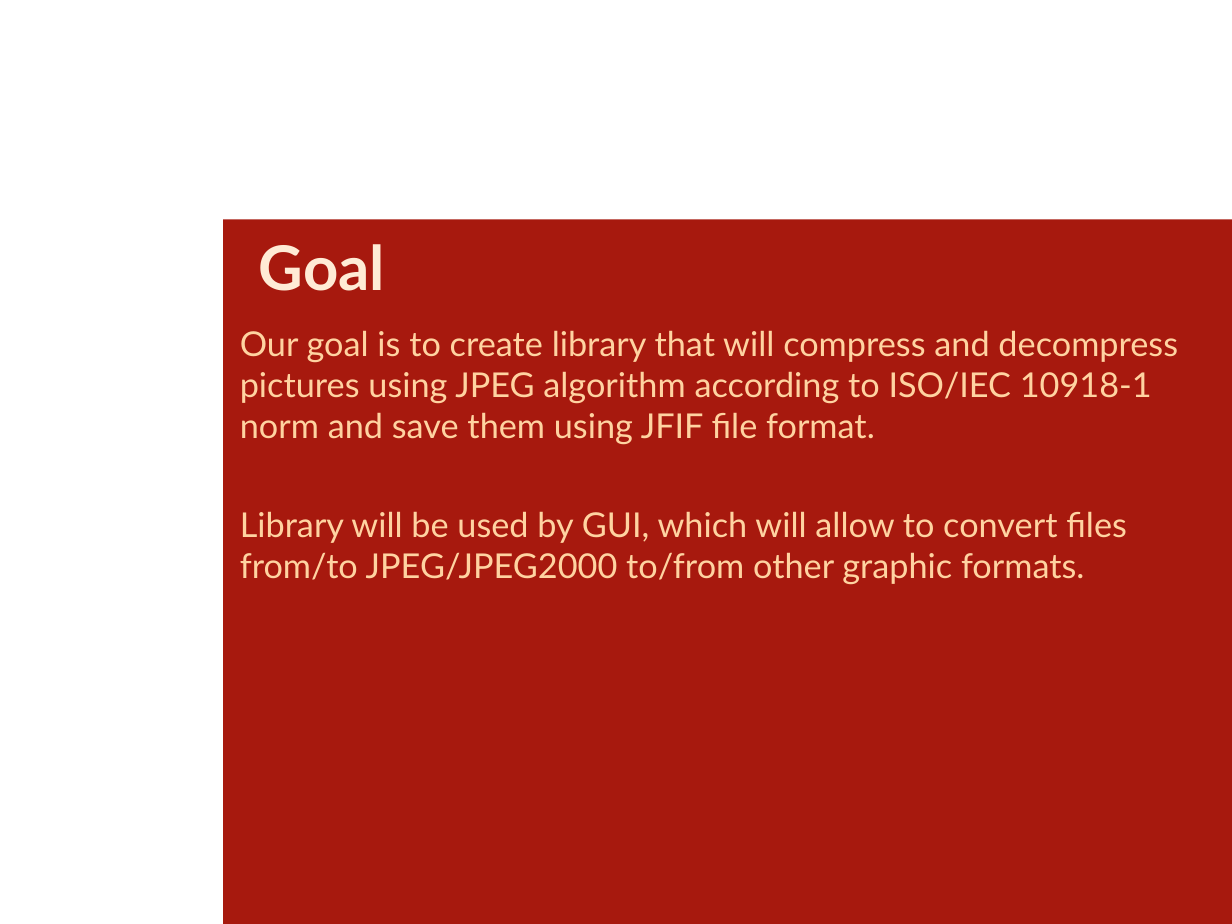
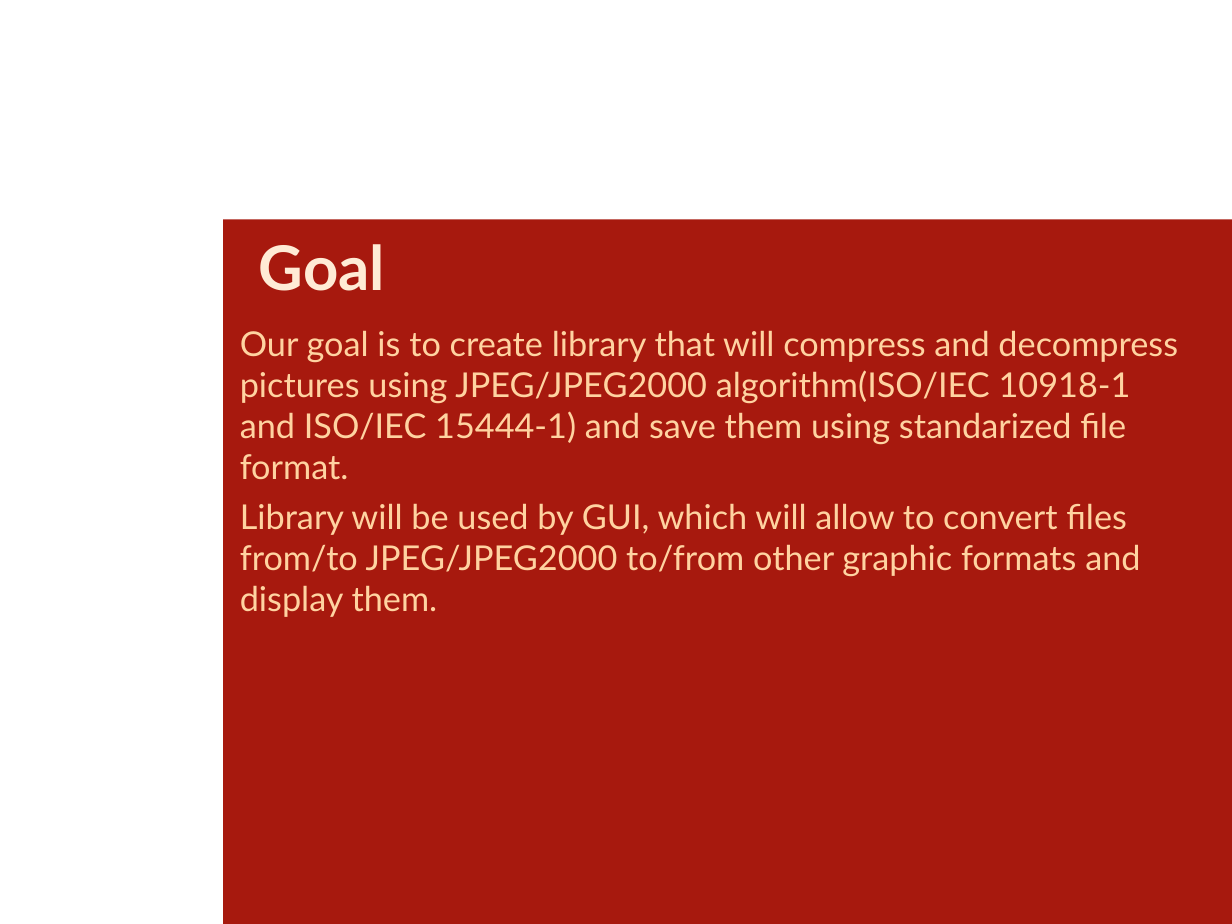
Before and after one commit to ppciesiolkiewicz/jpeg-coder, a slide deck: slide 3 of presentation1.odp. Drawn at 1232x924 pixels with LibreOffice and Linux fonts; fonts in the diff are those of the drawing; background and template pictures are left out. Boxes give left, top, right and bottom in pixels: in the first picture for what was removed or moved away, otherwise in the second. Text is boxed around its words. In the diff, an @@ line names an element or a change of style, - is before the commit and + after.

Commit message:
presentation...

```diff
--- a/presentation1.odp
+++ b/presentation1.odp
@@ text at box(240, 330, 1178, 617): text changed @@
-Our goal is to create library that will compress and decompress pictures using JPEG algorithm according to ISO/IEC 10918-1 norm and save them using JFIF file format.
-Library will be used by GUI, which will allow to convert files from/to JPEG/JPEG2000 to/from other graphic formats.
+Our goal is to create library that will compress and decompress pictures using JPEG/JPEG2000 algorithm(ISO/IEC 10918-1 and ISO/IEC 15444-1) and save them using standarized file format.
+Library will be used by GUI, which will allow to convert files from/to JPEG/JPEG2000 to/from other graphic formats and display them.
```
Also in this commit, not shown: 4 other slides changed.
